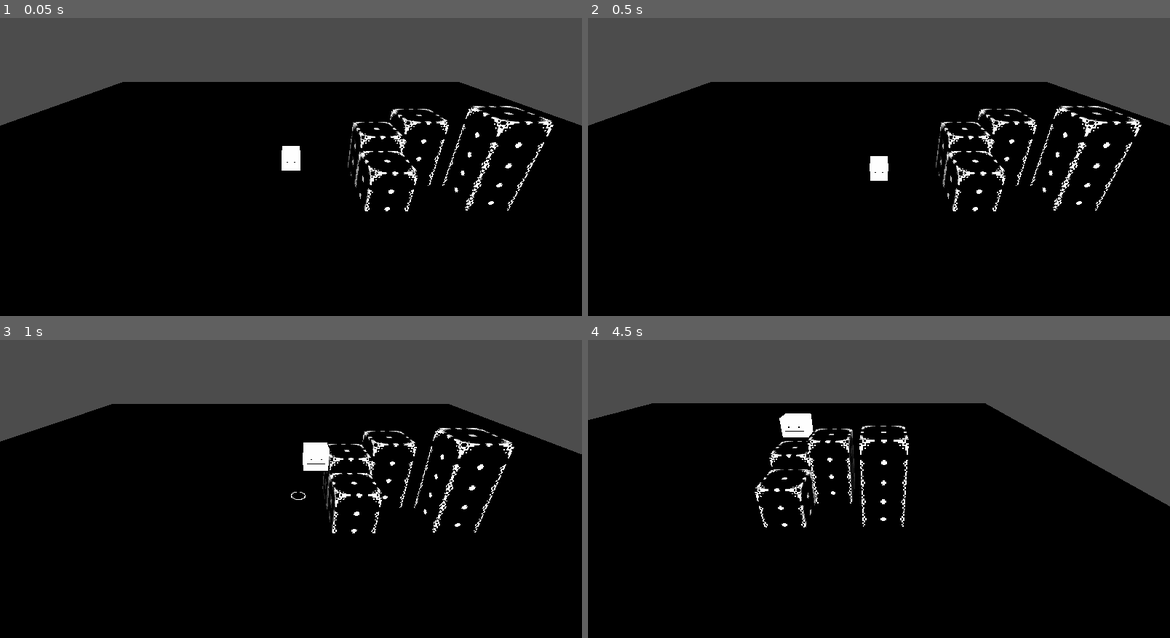
Above: before the commit, frames 1-4 (two rows, left to right).
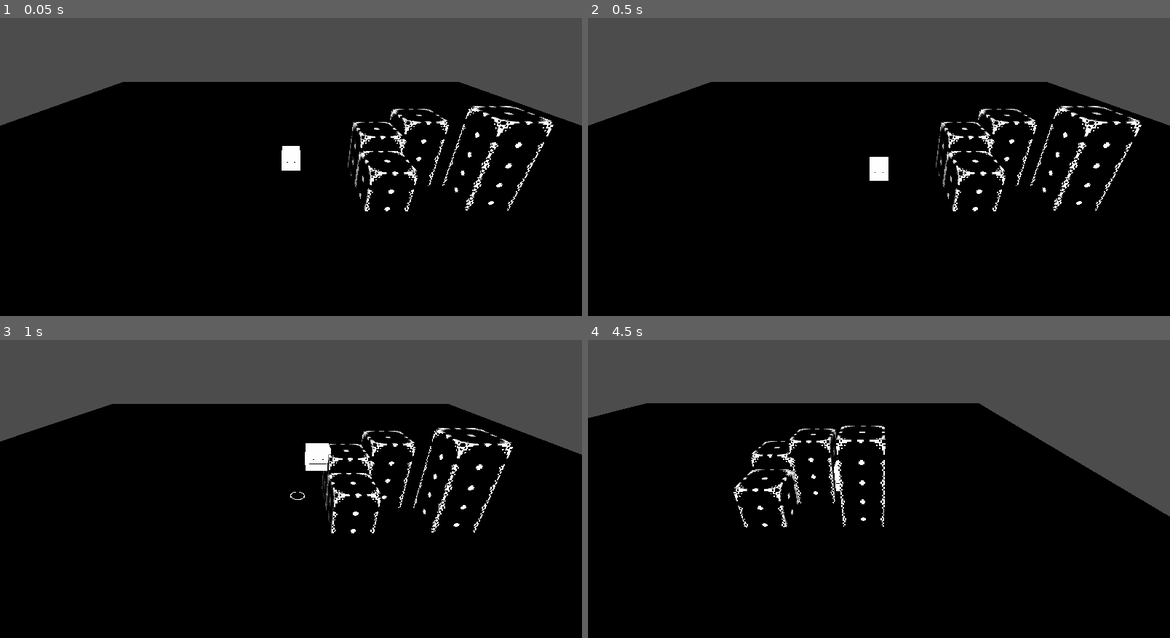
Above: after the commit, the same moments.

Repository: cheezytaco101/Platformerahhhh
Game: Godot game, scene res://Scenes/Levels/Test/Test.tscn
Two runs of this game, one before a commit and one after it. Both use one fixed random seed, a clock stepped at 60 frames per second and the inputs below.
Inputs:
- Up to frame 1 (0.05 s): no input
- Up to frame 2 (0.5 s): no input
- Up to frame 3 (1 s): tap Enter at 0.5 s; hold D (East) from 0.53 s (still down); tap Space (Jump) at 0.77 s
- Up to frame 4 (4.5 s): release D (East) at 1.28 s; hold S (South) 1.28-2.03 s; tap Space (Jump) at 1.52, 3.02, 3.77 s; hold D (East) 2.03-2.78 s; hold W (North) 2.78-3.53 s; hold A (West) from 3.53 s (still down)

Frame 1 is identical in both runs. In frame 2, less than 0.1% of the frame differs, in the area x 48-52%, y 46-55%; in frame 3, 1.2%; in frame 4, 3.0%, in the area x 0-100%, y 21-63%.

Commit message:
squash and stretch

Diff:
--- a/Scenes/Player/Player.gd
+++ b/Scenes/Player/Player.gd
@@ -18,6 +18,8 @@
 	velocity.y += gravity(delta)
 	animation()
 	move_and_slide(velocity, Vector3.UP)
+	if is_on_floor():
+		velocity.y = damp(velocity.y, 0, 7)
 
 func get_input():
 
@@ -58,13 +60,16 @@
 
 func animation():
 
+	var body = get_node("Body")
+
 	if !is_on_floor():
-		scale.y = abs(velocity.y / 100) + 1
+		body.scale.x = abs(velocity.x / 100) - abs(velocity.y /400) + 1
+		body.scale.y = abs(velocity.y / 100) + 1
+		body.scale.z = abs(velocity.z / 100) - abs(velocity.y /400) + 1
 	else:
-		scale.y = 1
-
-	scale.x = abs(velocity.x / 100) + 1
-	scale.z = abs(velocity.z / 100) + 1
+		body.scale.x = abs(velocity.x / 100) + abs(velocity.y /100) + 1
+		body.scale.y = -abs(velocity.y / 100) + 1
+		body.scale.z = abs(velocity.z / 100) + abs(velocity.y /100) + 1
 
 func damp(var1, var2, damp_val):
 
